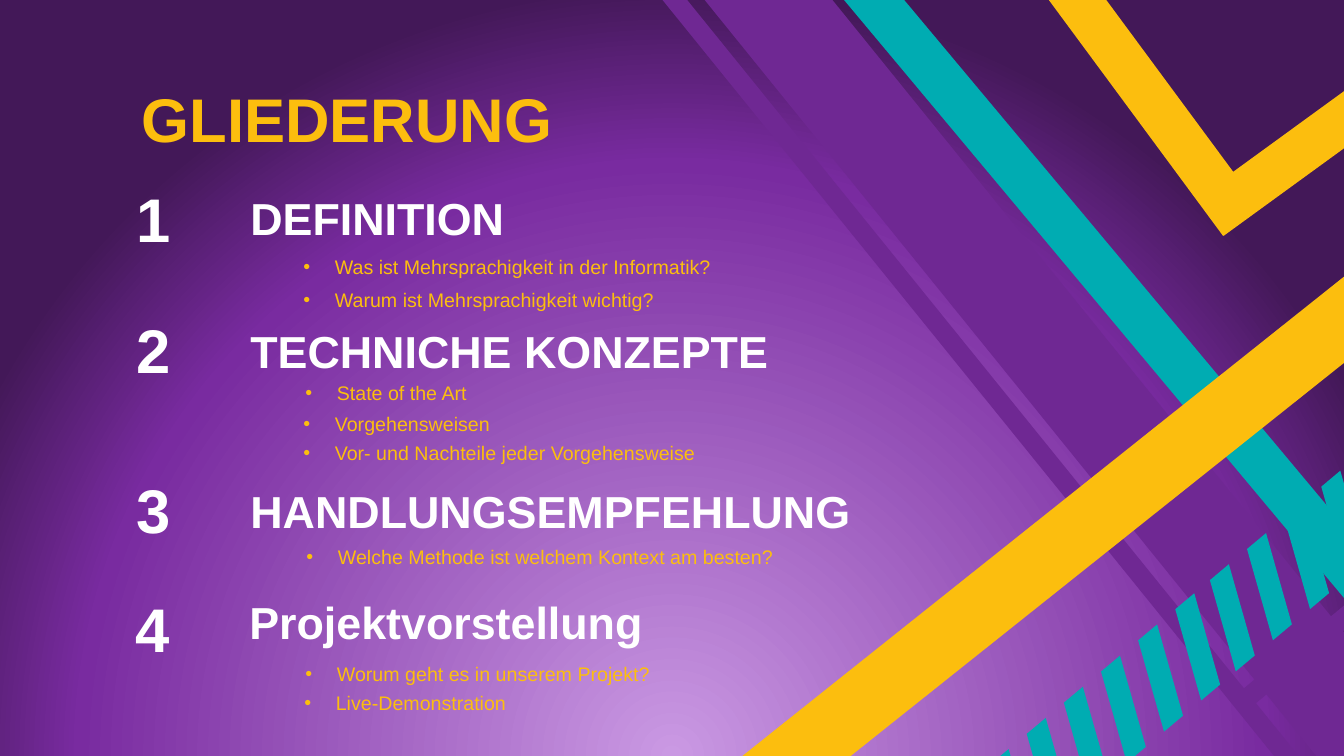
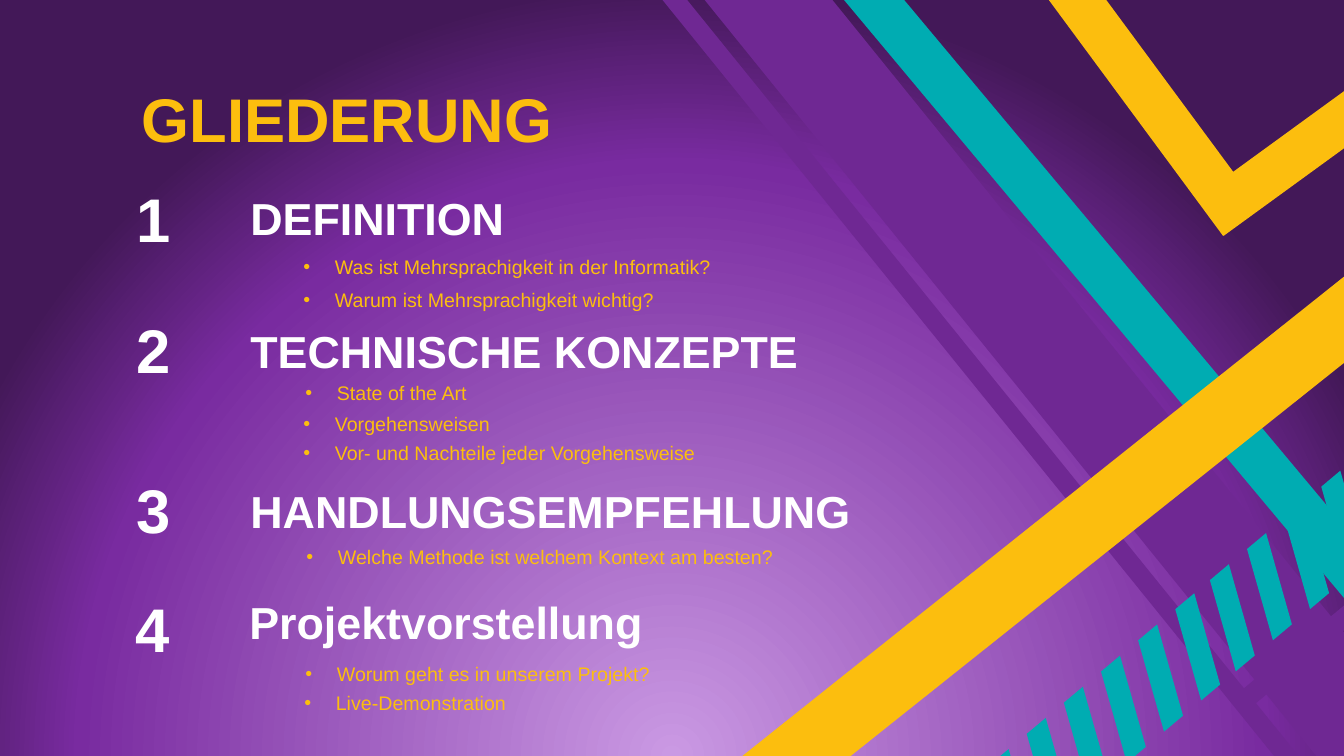
Before and after one commit to Eyssamsh/gui, a slide deck: slide 2 of guiProjekt/downloads/Final Präsentation Mehrsprachigkeit.pptx. Drawn at 1344x756 pixels with LibreOffice and Linux fonts; fonts in the diff are those of the drawing. Boxes give left, top, right and bottom in pixels: in the first picture for what was removed or moved away, otherwise in the second. Text is boxed around its words. In the diff, an @@ line names an element or a change of style, - is before the commit and + after.

```diff
--- a/guiProjekt/downloads/Final Präsentation Mehrsprachigkeit.pptx
+++ b/guiProjekt/downloads/Final Präsentation Mehrsprachigkeit.pptx
@@ text at [250,336,798,369]: text changed @@
-TECHNICHE KONZEPTE
+TECHNISCHE KONZEPTE
```
Also in this commit, not shown: 9 other slides changed, 2 slides added, 4 slides removed.
